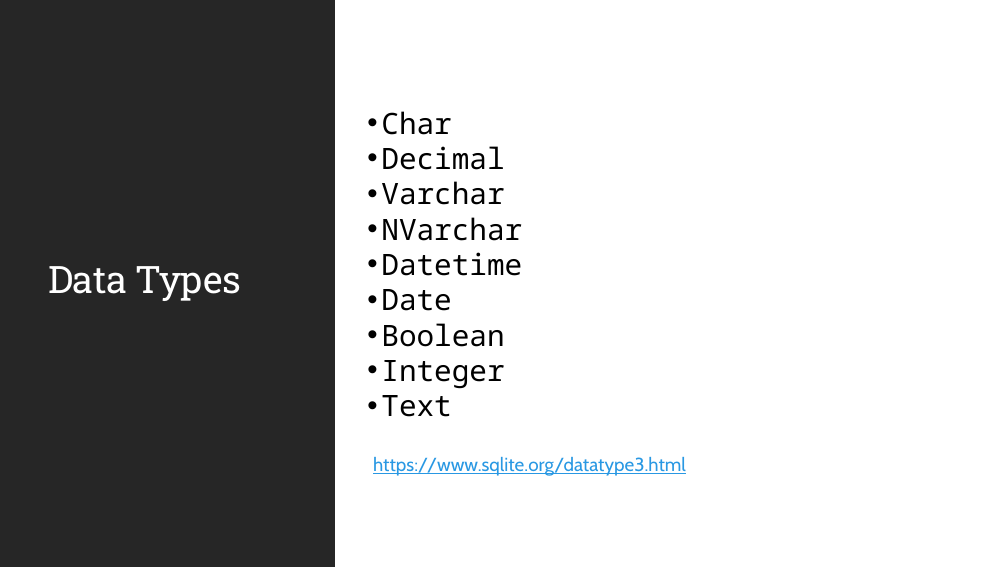
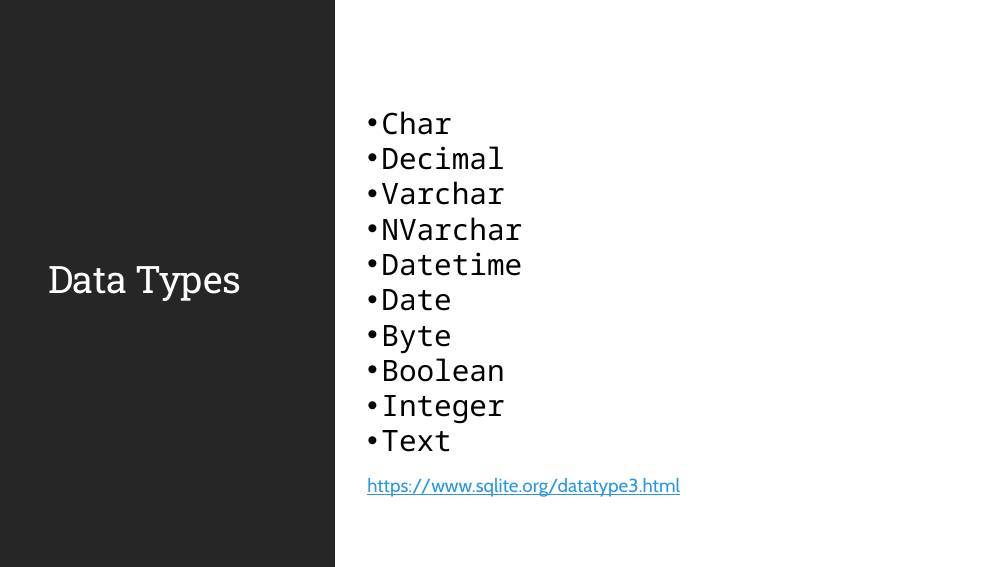
Before and after one commit to JSS-DEVCORE/JdbcExample, a slide deck: slide 7 of docs/JDBC-Insights.pptx. Drawn at 1008x567 pixels with LibreOffice and Linux fonts; fonts in the diff are those of the drawing. Boxes give left, top, right and bottom in pixels: in the first picture for what was removed or moved away, otherwise in the second. Text is boxed around its words. In the diff, an @@ line names an element or a change of style, - is before the commit and + after.

```diff
--- a/docs/JDBC-Insights.pptx
+++ b/docs/JDBC-Insights.pptx
@@ text at <box>381,325,451,354</box>: paragraph added @@
+• Byte
@@ text "https://www.sqlite.org/datatype3.html": place and size @@
-text "https://www.sqlite.org/datatype3.html" at <box>373,457,686,476</box>
+text "https://www.sqlite.org/datatype3.html" at <box>367,478,680,497</box>
```
Also in this commit, not shown: 1 other slide changed, 1 other file.
